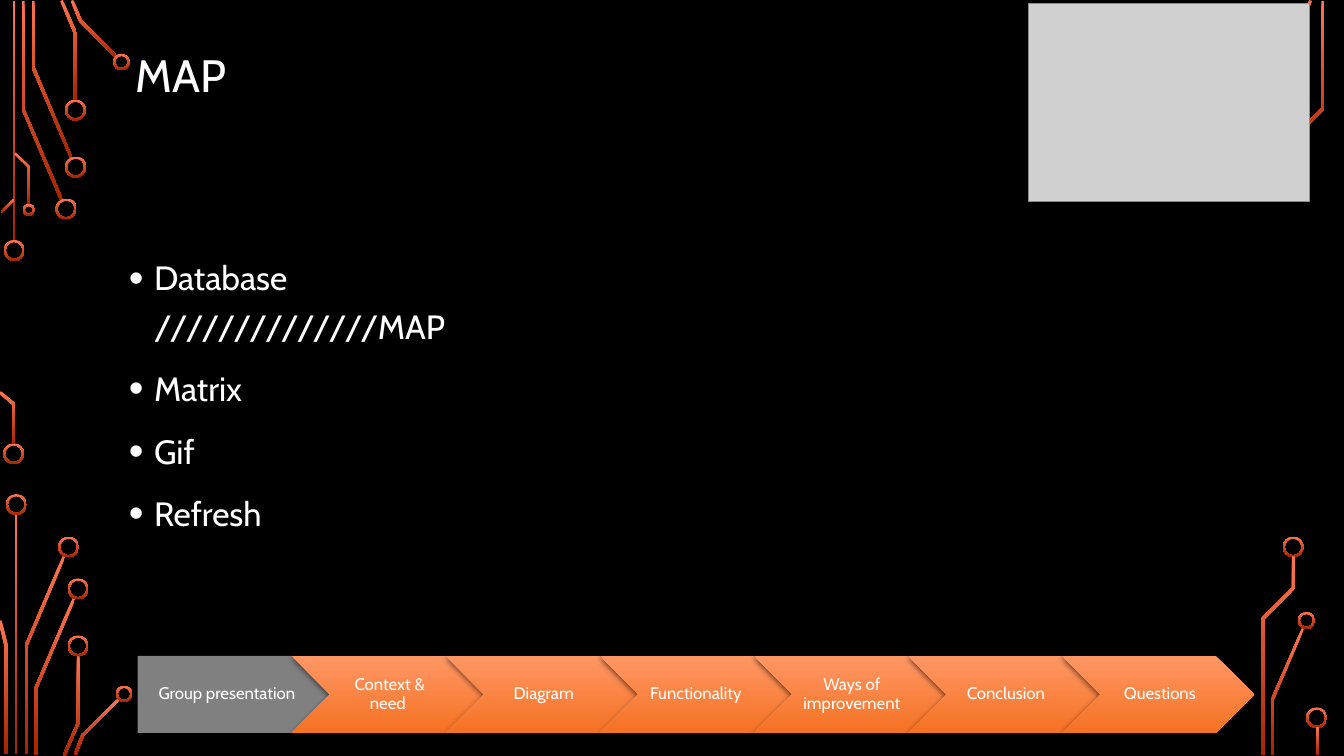
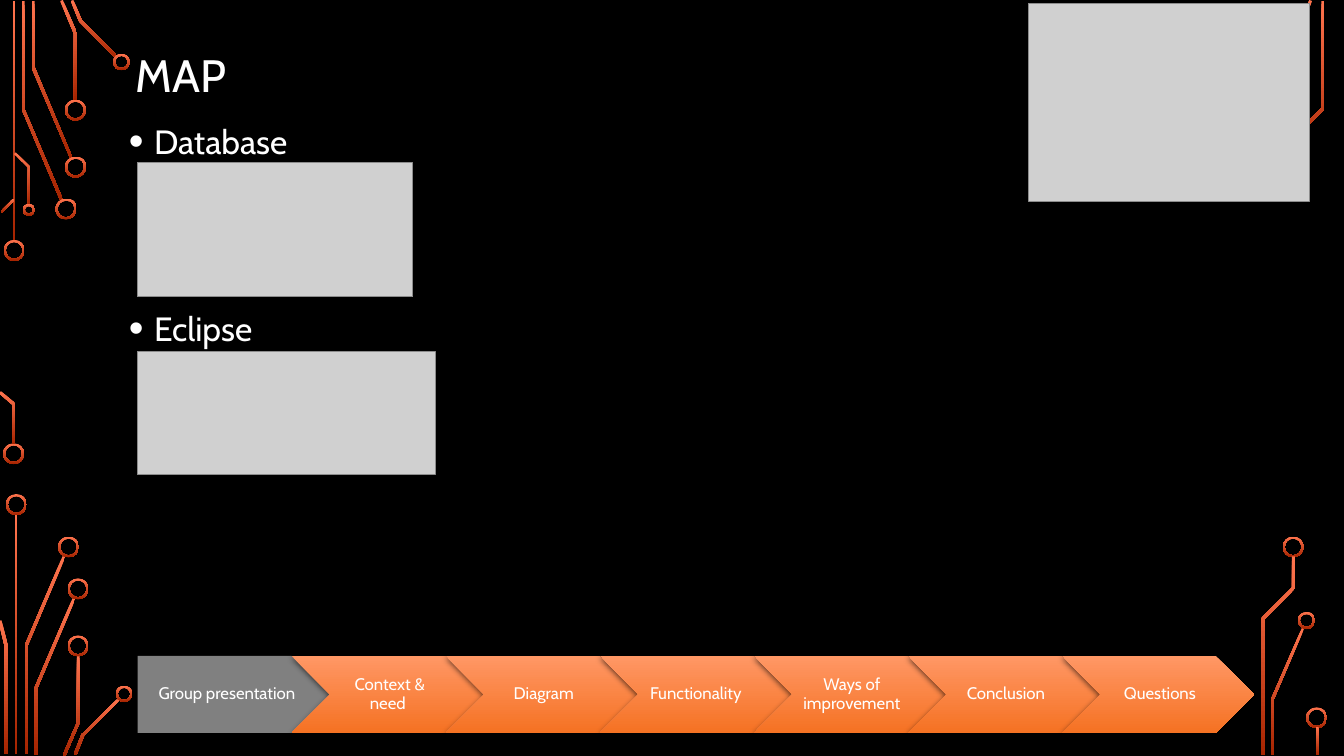
Before and after one commit to Paulbgt/Projet-Java, a slide deck: slide 14 of java project.pptx (slide 13 before the commit). Drawn at 1344x756 pixels with LibreOffice and Linux fonts; fonts in the diff are those of the drawing; grey boxes stand for pictures; background and template pictures are left out. Boxes give left, top, right and bottom in pixels: in the first picture for what was removed or moved away, otherwise in the second. Text is boxed around its words. In the diff, an @@ line names an element or a change of style, - is before the commit and + after.

Commit message:
ppt

```diff
--- a/java project.pptx
+++ b/java project.pptx
@@ text at (154, 128, 287, 349): text changed @@
-• Database //////////////MAP
-• Matrix
-• Gif
-• Refresh
+• Database
+• Eclipse
@@ picture added at (137, 162, 412, 296) @@
@@ picture added at (137, 352, 435, 475) @@
```
Also in this commit, not shown: 6 other slides changed, 2 slides added.
